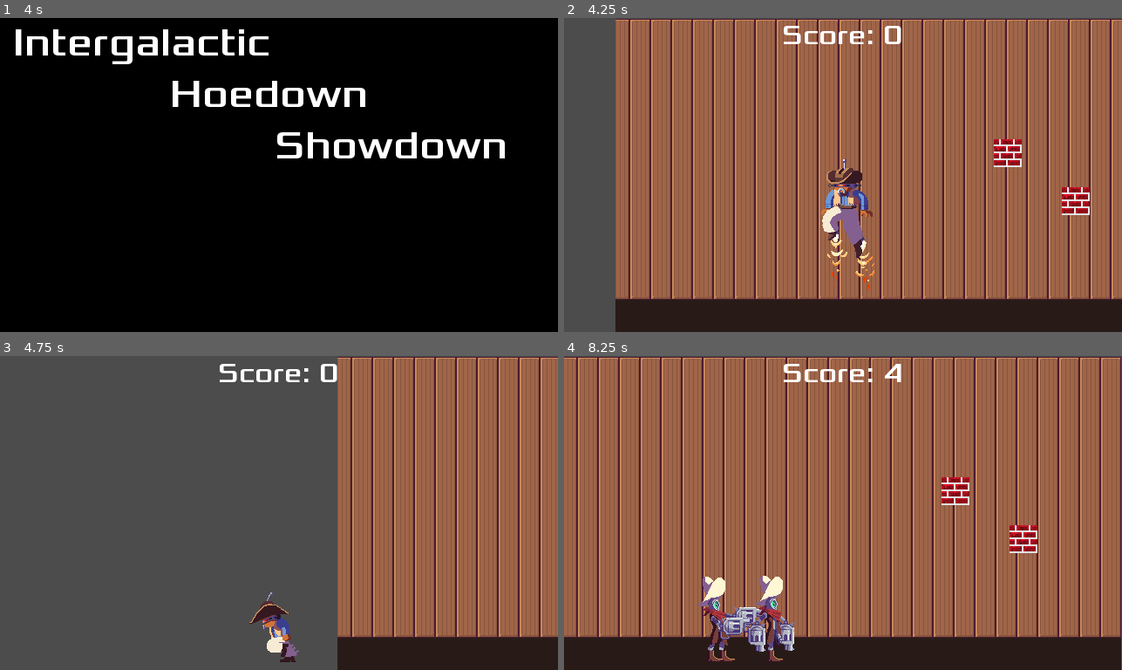
Above: before the commit, frames 1-4 (two rows, left to right).
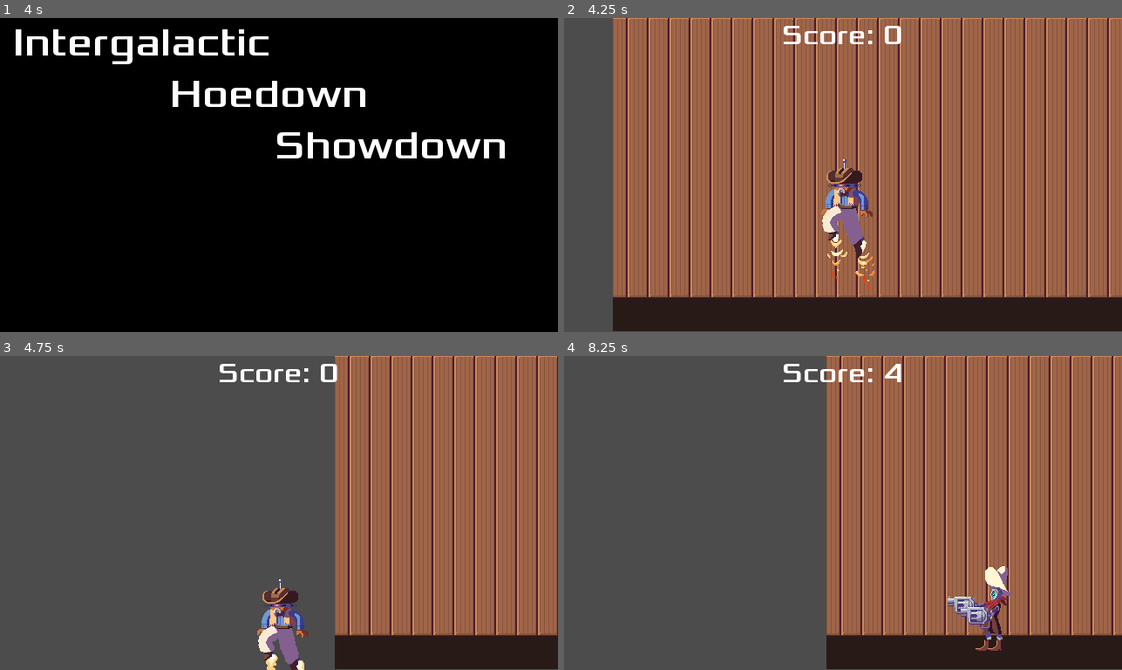
Above: after the commit, the same moments.

Repository: ttalexander2/Galactic-Hoedown-Showdown
Game: Godot game, scene res://Opening.tscn
Two runs of this game, one before a commit and one after it. Both use one fixed random seed, a clock stepped at 60 frames per second and the inputs below.
Inputs (mouse positions are in pixels of both pictures, inside the frame that each line leads up to):
- Up to frame 1 (4 s): tap Enter (ui_accept) at 0.5, 0.6, 0.77, 1.07, 1.35, 1.52, 1.82, 2.1, 2.75, 2.85, 3.02, 3.32, 3.5, 3.6, 3.77 s; move the mouse to (401, 159) at 0.52 s; hold Right (ui_right) 0.53-1.28 s; click (401, 159) at 0.67 s; move the mouse to (167, 190) at 1.27 s; hold Down (ui_down) 1.28-2.03 s; move the mouse to (334, 105) at 2.02 s; hold Right (ui_right) 2.03-2.78 s; move the mouse to (251, 237) at 2.77 s; hold Space (ui_up) 2.78-3.53 s; click (251, 237) at 2.92 s; move the mouse to (446, 222) at 3.52 s; hold Left (ui_left) from 3.53 s (still down)
- Up to frame 2 (4.25 s): keep holding Left (ui_left); tap Enter (ui_accept) at 4.07 s
- Up to frame 3 (4.75 s): keep holding Left (ui_left); move the mouse to (279, 544) at 4.27 s; tap Enter (ui_accept) at 4.35, 4.52 s; click (279, 544) at 4.42 s
- Up to frame 4 (8.25 s): tap Enter (ui_accept) at 4.82, 5.1, 5.75, 5.85, 6.02, 6.32, 6.6, 6.77, 7.07, 7.35, 7.52, 7.82, 8.1 s; move the mouse to (870, 513) at 5.02 s; release Left (ui_left) at 5.03 s; hold Down (ui_down) 5.03-5.78 s; click (870, 513) at 5.17 s; move the mouse to (759, 434) at 5.77 s; hold Right (ui_right) 5.78-6.53 s; move the mouse to (965, 497) at 6.52 s; hold Space (ui_up) 6.53-7.28 s; move the mouse to (731, 528) at 7.27 s; hold Right (ui_right) 7.28-8.03 s; click (731, 528) at 7.42 s; move the mouse to (898, 443) at 8.02 s; hold Down (ui_down) from 8.03 s (still down)

Frame 1 is identical in both runs. In frame 2, 51% of the frame differs, in the area x 8-100%, y 0-100%; in frame 3, 24%; in frame 4, 70%, in the area x 0-100%, y 0-100%.

Commit message:
Added level BG and clutter prefabs.

Diff:
--- /dev/null
+++ b/LevelPrefabs/Bar.tscn
@@ -0,0 +1,15 @@
+[gd_scene load_steps=3 format=2]
+
+[ext_resource path="res://assets/bar.png" type="Texture" id=1]
+
+[sub_resource type="RectangleShape2D" id=1]
+extents = Vector2( 122.503, 19.0001 )
+
+[node name="Bar" type="StaticBody2D"]
+
+[node name="Sprite" type="Sprite" parent="."]
+texture = ExtResource( 1 )
+
+[node name="CollisionShape2D" type="CollisionShape2D" parent="."]
+position = Vector2( 2.8368, 55.9923 )
+shape = SubResource( 1 )
--- /dev/null
+++ b/LevelPrefabs/Chandelier.tscn
@@ -0,0 +1,15 @@
+[gd_scene load_steps=3 format=2]
+
+[ext_resource path="res://assets/chandelier.png" type="Texture" id=1]
+
+[sub_resource type="RectangleShape2D" id=1]
+extents = Vector2( 41.3649, 26.6543 )
+
+[node name="Chandelier" type="StaticBody2D"]
+
+[node name="Sprite" type="Sprite" parent="."]
+texture = ExtResource( 1 )
+
+[node name="CollisionShape2D" type="CollisionShape2D" parent="."]
+position = Vector2( -0.198425, 31.3512 )
+shape = SubResource( 1 )
--- /dev/null
+++ b/LevelPrefabs/Clock.tscn
@@ -0,0 +1,8 @@
+[gd_scene load_steps=2 format=2]
+
+[ext_resource path="res://assets/clock.png" type="Texture" id=1]
+
+[node name="Clock" type="StaticBody2D"]
+
+[node name="Sprite" type="Sprite" parent="."]
+texture = ExtResource( 1 )
--- /dev/null
+++ b/LevelPrefabs/Piano.tscn
@@ -0,0 +1,15 @@
+[gd_scene load_steps=3 format=2]
+
+[ext_resource path="res://assets/PIANY.png" type="Texture" id=1]
+
+[sub_resource type="RectangleShape2D" id=1]
+extents = Vector2( 53.2793, 32.4916 )
+
+[node name="Piano" type="StaticBody2D"]
+
+[node name="Sprite" type="Sprite" parent="."]
+texture = ExtResource( 1 )
+
+[node name="CollisionShape2D" type="CollisionShape2D" parent="."]
+position = Vector2( -1.32315, 8.00904 )
+shape = SubResource( 1 )
--- /dev/null
+++ b/LevelPrefabs/Sarsp.tscn
@@ -0,0 +1,8 @@
+[gd_scene load_steps=2 format=2]
+
+[ext_resource path="res://assets/sarsp.png" type="Texture" id=1]
+
+[node name="Sarsp" type="StaticBody2D"]
+
+[node name="Sprite" type="Sprite" parent="."]
+texture = ExtResource( 1 )
--- /dev/null
+++ b/LevelPrefabs/SarspShelf.tscn
@@ -0,0 +1,15 @@
+[gd_scene load_steps=3 format=2]
+
+[ext_resource path="res://assets/sarspshelf.png" type="Texture" id=1]
+
+[sub_resource type="RectangleShape2D" id=1]
+extents = Vector2( 13.4988, 2.49113 )
+
+[node name="SarspShelf" type="StaticBody2D"]
+
+[node name="Sprite" type="Sprite" parent="."]
+texture = ExtResource( 1 )
+
+[node name="CollisionShape2D" type="CollisionShape2D" parent="."]
+position = Vector2( -0.985818, 10.4892 )
+shape = SubResource( 1 )
--- /dev/null
+++ b/LevelPrefabs/Stool.tscn
@@ -0,0 +1,15 @@
+[gd_scene load_steps=3 format=2]
+
+[ext_resource path="res://assets/stool.png" type="Texture" id=1]
+
+[sub_resource type="RectangleShape2D" id=1]
+extents = Vector2( 10, 11.4935 )
+
+[node name="Stool" type="StaticBody2D"]
+
+[node name="Sprite" type="Sprite" parent="."]
+texture = ExtResource( 1 )
+
+[node name="CollisionShape2D" type="CollisionShape2D" parent="."]
+position = Vector2( -1.00113, 1.00581 )
+shape = SubResource( 1 )
--- /dev/null
+++ b/LevelPrefabs/Wall1.tscn
@@ -0,0 +1,16 @@
+[gd_scene load_steps=3 format=2]
+
+[ext_resource path="res://assets/Wooden_Wall_Texture_2.png" type="Texture" id=1]
+
+[sub_resource type="RectangleShape2D" id=1]
+extents = Vector2( 319.953, 10 )
+
+[node name="Wall1" type="StaticBody2D"]
+z_index = -1
+
+[node name="Sprite" type="Sprite" parent="."]
+texture = ExtResource( 1 )
+
+[node name="CollisionShape2D" type="CollisionShape2D" parent="."]
+position = Vector2( 0.0471802, 169.999 )
+shape = SubResource( 1 )
--- /dev/null
+++ b/LevelPrefabs/Wall2.tscn
@@ -0,0 +1,16 @@
+[gd_scene load_steps=3 format=2]
+
+[ext_resource path="res://assets/Wooden_Wall_Texture_4-2.png" type="Texture" id=1]
+
+[sub_resource type="RectangleShape2D" id=1]
+extents = Vector2( 319.953, 10 )
+
+[node name="Wall2" type="StaticBody2D"]
+z_index = -1
+
+[node name="Sprite" type="Sprite" parent="."]
+texture = ExtResource( 1 )
+
+[node name="CollisionShape2D" type="CollisionShape2D" parent="."]
+position = Vector2( 0.0450745, 169.998 )
+shape = SubResource( 1 )
--- /dev/null
+++ b/LevelPrefabs/WineglassShelf.tscn
@@ -0,0 +1,15 @@
+[gd_scene load_steps=3 format=2]
+
+[ext_resource path="res://assets/wineglass_shelf.png" type="Texture" id=1]
+
+[sub_resource type="RectangleShape2D" id=1]
+extents = Vector2( 13.491, 2.51083 )
+
+[node name="WineglassShelf" type="StaticBody2D"]
+
+[node name="Sprite" type="Sprite" parent="."]
+texture = ExtResource( 1 )
+
+[node name="CollisionShape2D" type="CollisionShape2D" parent="."]
+position = Vector2( 0.00450897, 11.5016 )
+shape = SubResource( 1 )
--- a/Main.tscn
+++ b/Main.tscn
@@ -1,37 +1,21 @@
-[gd_scene load_steps=9 format=2]
+[gd_scene load_steps=7 format=2]
 
 [ext_resource path="res://Player.tscn" type="PackedScene" id=1]
-[ext_resource path="res://assets/Wooden_Wall_Texture_2.png" type="Texture" id=2]
-[ext_resource path="res://BrickBlock.tscn" type="PackedScene" id=3]
+[ext_resource path="res://LevelPrefabs/Wall1.tscn" type="PackedScene" id=2]
 [ext_resource path="res://Bullet3.tscn" type="PackedScene" id=4]
 [ext_resource path="res://BigGunEnemy.tscn" type="PackedScene" id=5]
 [ext_resource path="res://UI.tscn" type="PackedScene" id=6]
 [ext_resource path="res://Main.gd" type="Script" id=7]
 
-[sub_resource type="RectangleShape2D" id=1]
-extents = Vector2( 1026.96, 4.36122 )
-
 [node name="Main" type="Node2D"]
 script = ExtResource( 7 )
 
-[node name="Sprite" type="Sprite" parent="."]
-position = Vector2( 323.263, 180.764 )
-texture = ExtResource( 2 )
+[node name="LevelStruct" type="Node" parent="."]
 
-[node name="StaticBody2D" type="StaticBody2D" parent="Sprite"]
-
-[node name="CollisionShape2D" type="CollisionShape2D" parent="Sprite/StaticBody2D"]
-position = Vector2( 451.568, 174.584 )
-shape = SubResource( 1 )
-one_way_collision_margin = 0.0
+[node name="Wall1" parent="LevelStruct" instance=ExtResource( 2 )]
+position = Vector2( 320.037, 178.991 )
 
 [node name="Blocks" type="Node" parent="."]
-
-[node name="Sprite2" parent="Blocks" instance=ExtResource( 3 )]
-position = Vector2( 531.037, 209.934 )
-
-[node name="Sprite3" parent="Blocks" instance=ExtResource( 3 )]
-position = Vector2( 453.256, 154.779 )
 
 [node name="Player" parent="." instance=ExtResource( 1 )]
 position = Vector2( 319.924, 177.444 )
@@ -51,7 +35,7 @@
 position = Vector2( 1532.86, 276.709 )
 
 [node name="BigGunEnemy3" parent="Enemies" instance=ExtResource( 5 )]
-position = Vector2( 777.613, 298.521 )
+position = Vector2( 778.613, 261.521 )
 
 [node name="HUD" parent="." instance=ExtResource( 6 )]
 
Binary file added: assets/PIANY.png
Not shown, added: assets/PIANY.png.import
Binary file added: assets/Wooden_Wall_Texture_4-2.png
Not shown, added: assets/Wooden_Wall_Texture_4-2.png.import
Binary file added: assets/bar.png
Not shown, added: assets/bar.png.import
Binary file added: assets/chandelier.png
Not shown, added: assets/chandelier.png.import
Binary file added: assets/clock.png
Not shown, added: assets/clock.png.import
Binary file added: assets/sarsp.png
Not shown, added: assets/sarsp.png.import
(and 6 more such lines)
